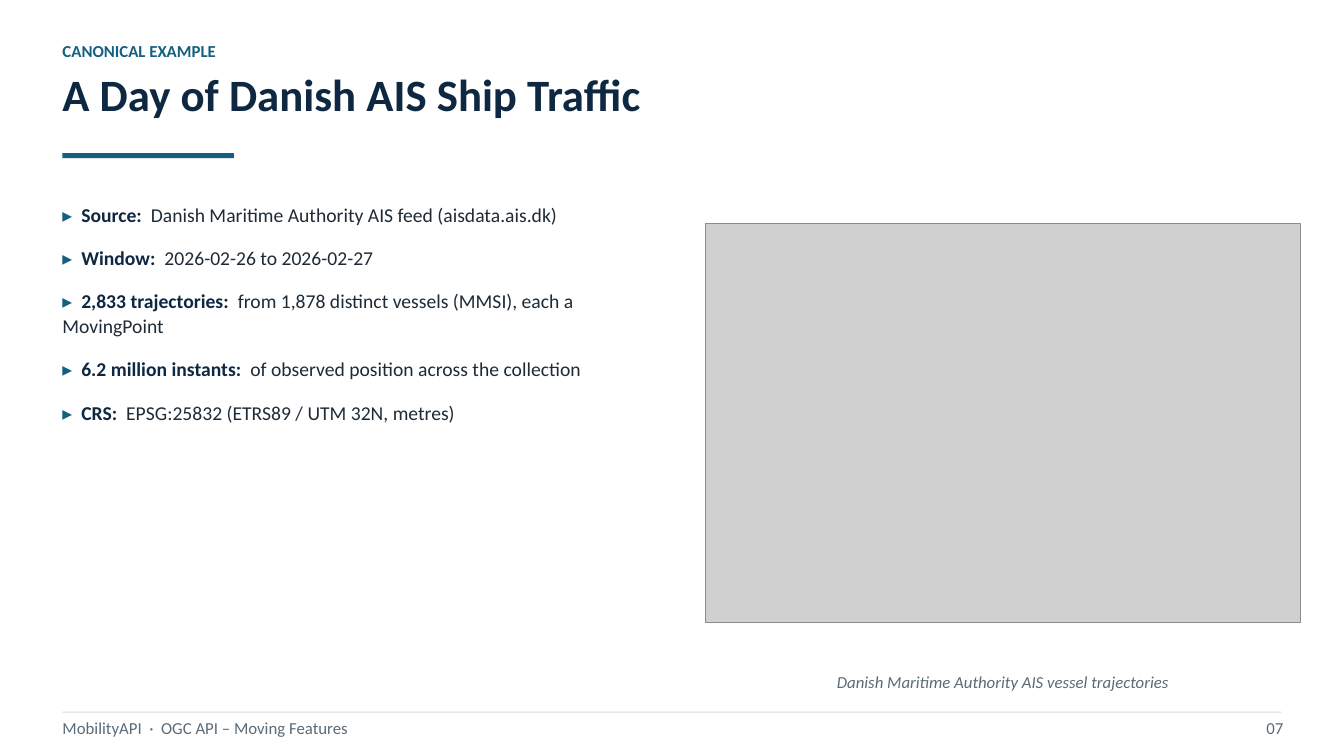
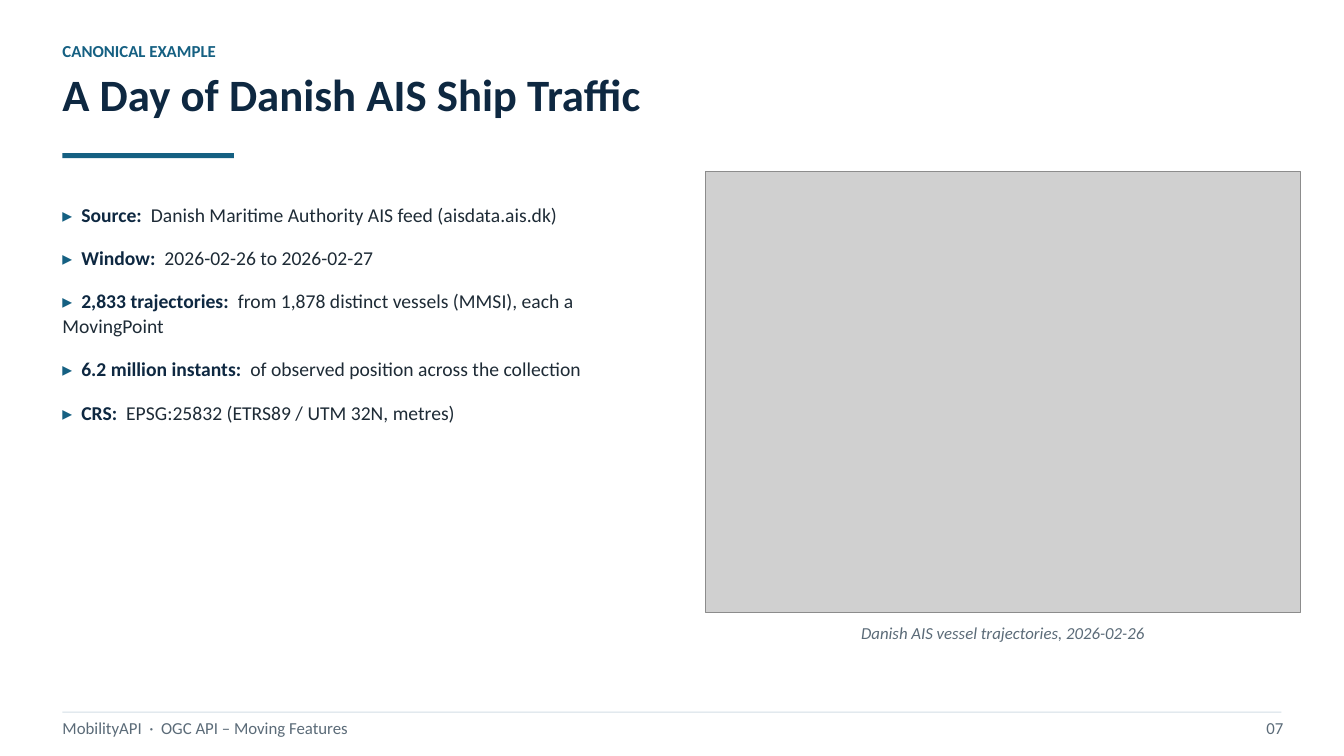
Before and after one commit to MobilityDB/MobilityAPI, a slide deck: slide 9 of MobilityAPIV5.pptx. Drawn at 1344x756 pixels with LibreOffice and Linux fonts; fonts in the diff are those of the drawing; grey boxes stand for pictures. Boxes give left, top, right and bottom in pixels: in the first picture for what was removed or moved away, otherwise in the second. Text is boxed around its words. In the diff, an @@ line names an element or a change of style, - is before the commit and + after.

Commit message:
V5 deck: navy-baked OGC logo, real-data figures, captions under images, future-work slide
Bakes the navy slide colour into the OGC badge corners (opaque), so the white
corners are gone in both PowerPoint and the LibreOffice PDF. Replaces the three
reused figures with real-data plots in one plain style: an overview of the 2026
AIS network, a bounding-box query showing the trajectories that cross the box
(teal) over other traffic (grey) with the box in red, and a subtrajectory plot
showing the one-hour clipped portions (green) over full trajectories (grey).
Captions now sit directly under each image (no gap). Adds a future-work slide
generalising the thin-tier pattern across MEOS engines: MobilityDB today, with
MobilityDuck, MobilitySpark and MobilityFlink reusing the same MF-JSON/WKB tier.

```diff
--- a/MobilityAPIV5.pptx
+++ b/MobilityAPIV5.pptx
@@ picture: place and size @@
-picture at (706,224,1301,623)
+picture at (706,171,1301,613)
@@ text at (861,627,1144,642): text changed @@
-Danish Maritime Authority AIS vessel trajectories
+Danish AIS vessel trajectories, 2026-02-26
```
Also in this commit, not shown: 4 other slides changed, 1 slide added, 1 other file.
